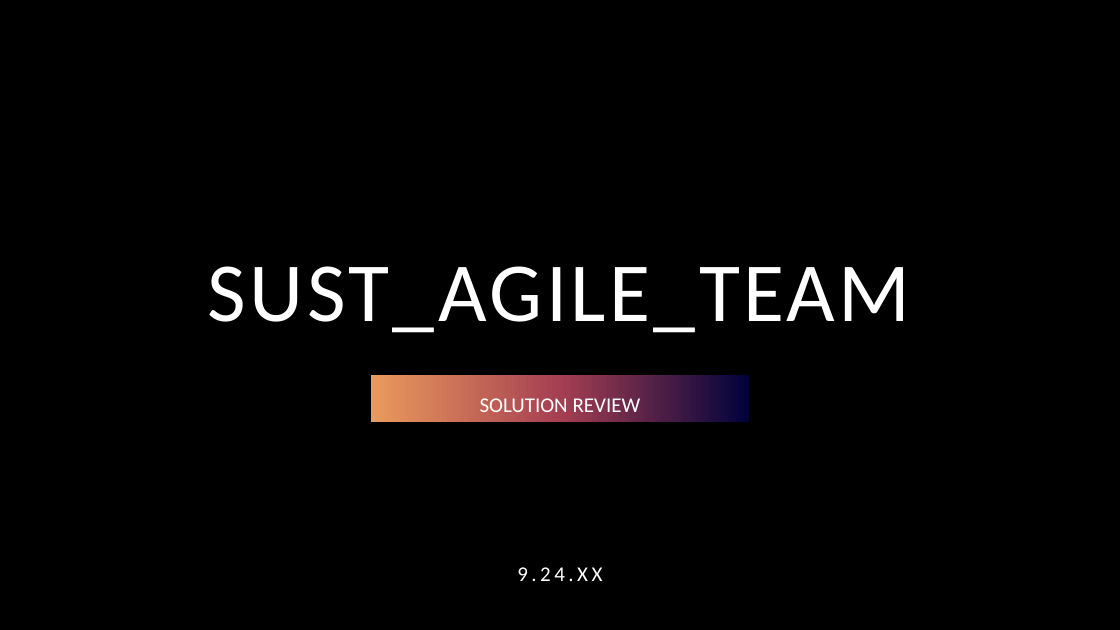
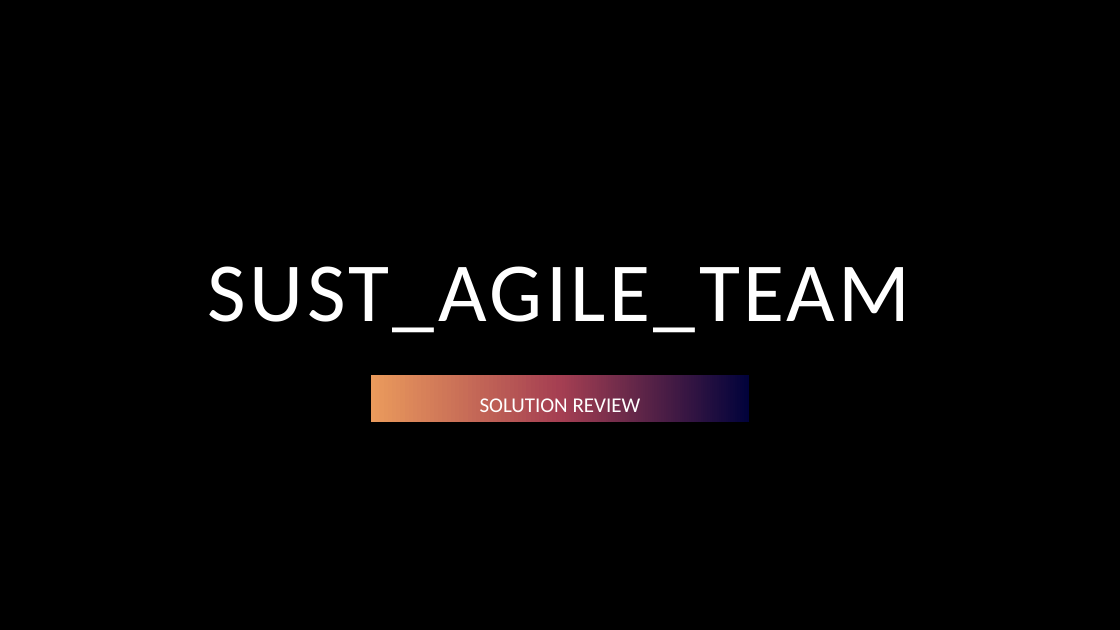
Before and after one commit to zhalok/HACKNSU4_SUST_Agile_Team, a slide deck: slide 1 of SUST_AGILE_TEAM.pptx. Drawn at 1120x630 pixels with LibreOffice and Linux fonts; fonts in the diff are those of the drawing; background and template pictures are left out. Boxes give left, top, right and bottom in pixels: in the first picture for what was removed or moved away, otherwise in the second. Text is boxed around its words. In the diff, an @@ line names an element or a change of style, - is before the commit and + after.

```diff
--- a/SUST_AGILE_TEAM.pptx
+++ b/SUST_AGILE_TEAM.pptx
@@ text removed at bbox=[517, 567, 602, 581] @@
-9.24.XX
```
Also in this commit, not shown: 3 other slides changed, 1 slide added.
